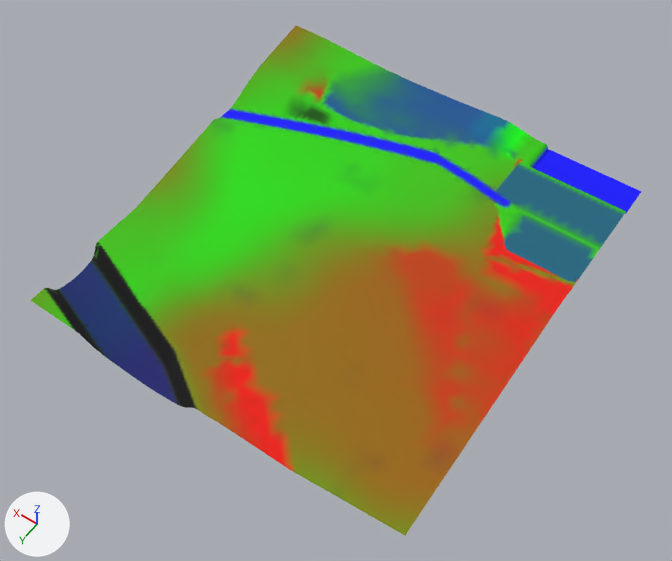
An edit to the glTF model games/yorimichi/assets/belmonte/meshes/SM_BM_BT_Terrain_2_1.glb, drawn before and after from the same camera.
Both versions are drawn from a camera (50 mm lens) standing at (-587.0, 71.0, 414.0) and looking at (-391.0, -203.0, -17.0). The axes (+X, +Y, +Z) are drawn at lower left. The lights are the same throughout. The older version comes first.

The older version as bpy lines, for what is in view:
```python
me_sm_bt_terrain_2_1 = bpy.data.meshes.new('SM_BT_Terrain_2_1')
me_sm_bt_terrain_2_1.from_pydata(...)  # 4094 vertices, 7970 faces; spans x -512.0..-256.0, y -344.0..-88.0, z -29.0..19.0
me_sm_bt_terrain_2_1.materials.append(mat_bm_000_m_terrain_015)
ob_sm_bm_bt_terrain_2_1 = bpy.data.objects.new('SM_BM_BT_Terrain_2_1', me_sm_bt_terrain_2_1)
ob_sm_bm_bt_terrain_2_1.location = (0.0, 0.0, 0.0)
```
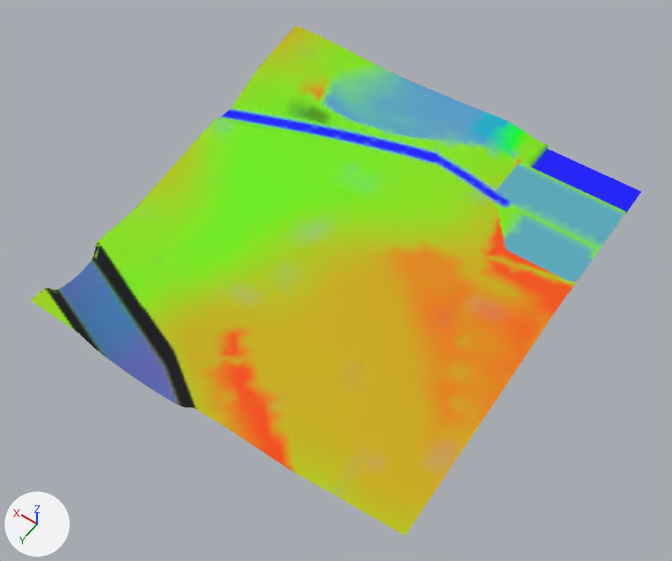
The change, as a list of edits to the scene's bpy script:
```text
Change me_sm_bt_terrain_2_1:
    where me_sm_bt_terrain_2_1.from_pydata(...)  # 4094 vertices, 7970 faces; spans x -512.0..-256.0, y -344.0..-88.0, z -29.0..19.0
    used by ob_sm_bm_bt_terrain_2_1; location = (0.0, 0.0, 0.0)
    me_sm_bt_terrain_2_1 part 1: 6920 faces centred in x -512.0..-257.0, y -344.0..-89.0, z -29.0..18.0 are repainted in the vertex colours, in many colours
```

Location of each change, (x1, y1, x2, y2) in pixels of the pictures (672 x 561 px):
part 1 of me_sm_bt_terrain_2_1, recoloured (lighter)
    both: (31, 26, 627, 535)
